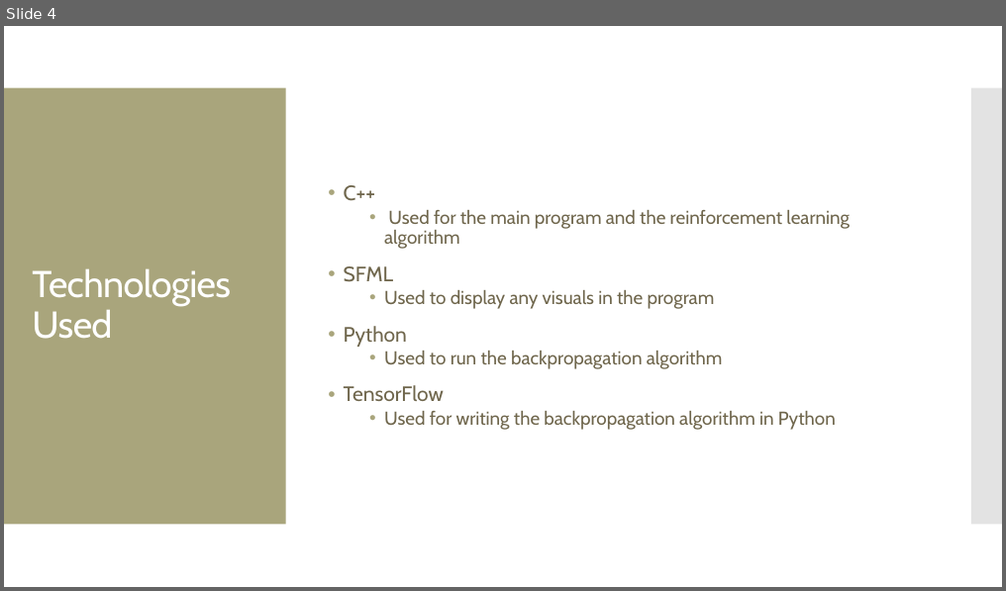
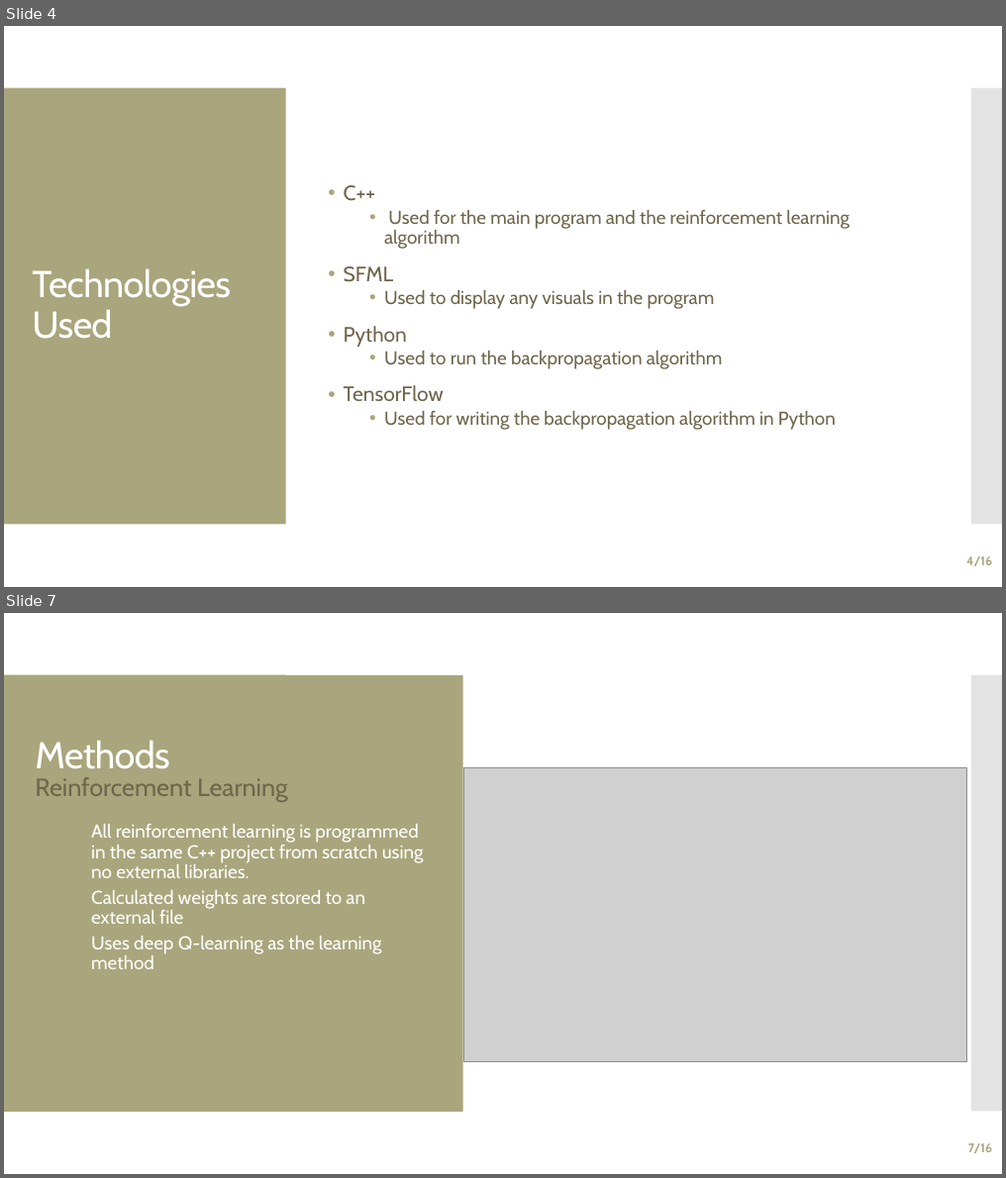
Before and after one commit to ClionaHayden/FYP-AIComparision, a slide deck: Docs/Final Presentation.pptx. Shown one above the other, each under a label of ours: slide 4 before the commit, slides 4 and 7 after it; the slides between them are not shown. The pictures are 1006x591 and 1006x1178 pixels, drawn with LibreOffice and Linux fonts; fonts in the diff are those of the drawing; grey boxes stand for pictures. Boxes give left, top, right and bottom in pixels: in the first picture for what was removed or moved away, otherwise in the second. Text is boxed around its words. In the diff, an @@ line names an element or a change of style, - is before the commit and + after.

```diff
--- a/Docs/Final Presentation.pptx
+++ b/Docs/Final Presentation.pptx
@@ slide 7 added at [4, 613, 1002, 1174], background #FFFFFF; not listed: 2 template elements that a slide beside it also shows @@
@@ rectangle added at [4, 675, 463, 1112], fill #A9A57C @@
@@ title added at [35, 740, 169, 769], 36 pt, text #FFFFFF @@
+Methods
@@ text added at [35, 777, 288, 802], 24 pt, text #6F664C @@
+Reinforcement Learning
@@ picture added at [463, 768, 966, 1062] @@
@@ text added at [91, 824, 424, 969], 18 pt, text #FFFFFF @@
+  • All reinforcement learning is programmed in the same C++ project from scratch using no external libraries.
+  • Calculated weights are stored to an external file
+  • Uses deep Q-learning as the learning method
@@ page number added at [968, 1144, 992, 1154], 12 pt, text #A9A57C, bold @@
+7/16
@@ slide 4 changed as well @@
@@ page number added at [966, 557, 992, 567], 12 pt, text #A9A57C, bold @@
+4/16
```
Also in this commit, not shown: 10 other slides changed, 4 other slides added, 1 slide removed, 8 other files.
